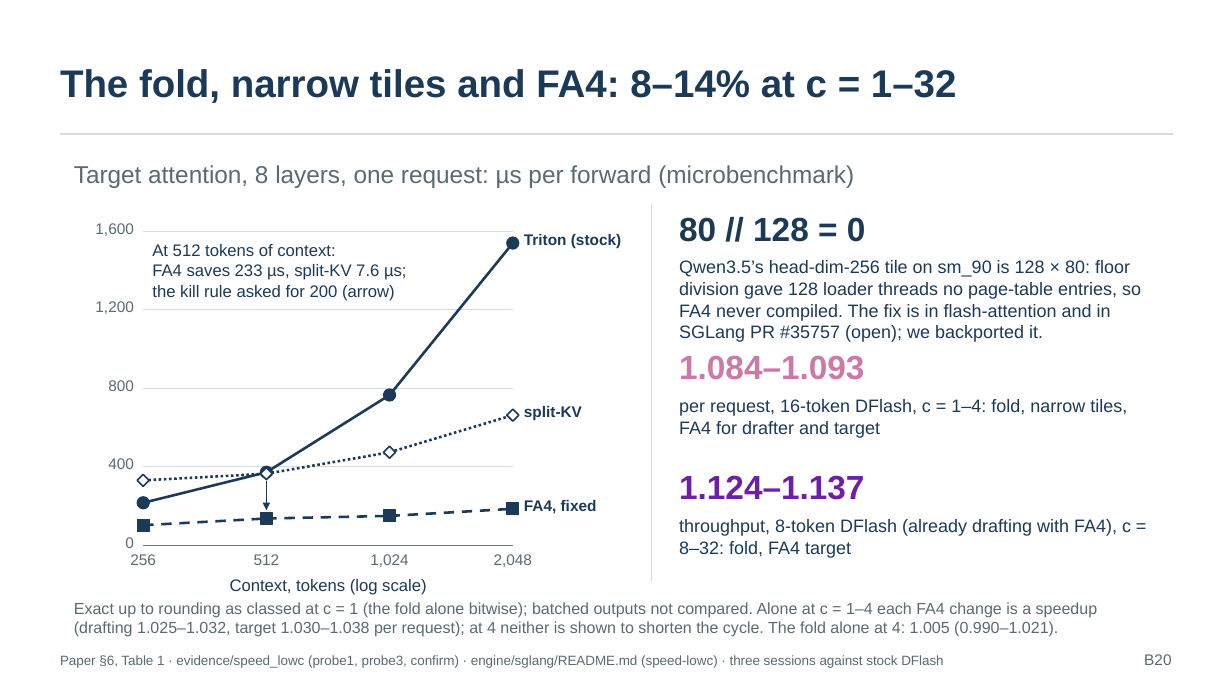
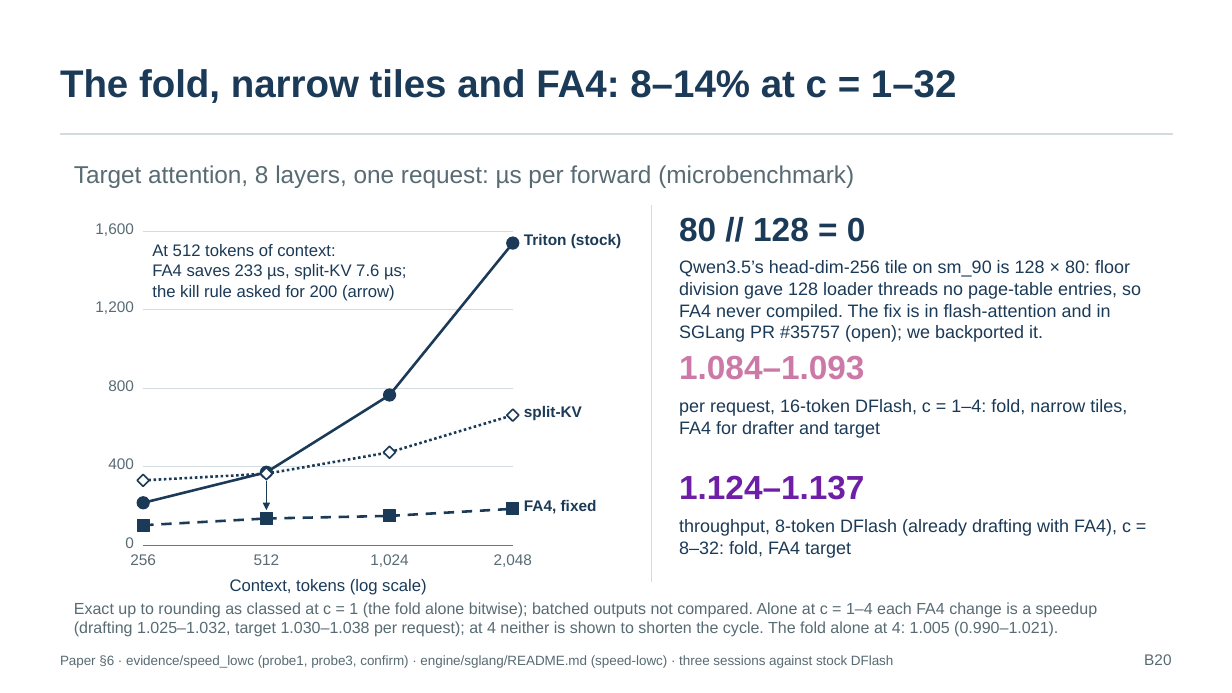
Before and after one commit to SamMausberg/verified-progress, a slide deck: slide 37 of presentation/verifier_paper_talk.pptx (slide 36 before the commit). Drawn at 1232x693 pixels with LibreOffice and Linux fonts; fonts in the diff are those of the drawing. Boxes give left, top, right and bottom in pixels: in the first picture for what was removed or moved away, otherwise in the second. Text is boxed around its words. In the diff, an @@ line names an element or a change of style, - is before the commit and + after.

```diff
--- a/presentation/verifier_paper_talk.pptx
+++ b/presentation/verifier_paper_talk.pptx
@@ text at [60, 655, 893, 668]: text changed @@
-Paper §6, Table 1 · evidence/speed_lowc (probe1, probe3, confirm) · engine/sglang/README.md (speed-lowc) · three sessions against stock DFlash
+Paper §6 · evidence/speed_lowc (probe1, probe3, confirm) · engine/sglang/README.md (speed-lowc) · three sessions against stock DFlash
```
Also in this commit, not shown: 27 other slides changed, 2 slides added, 2 slides removed, 3 other files.
